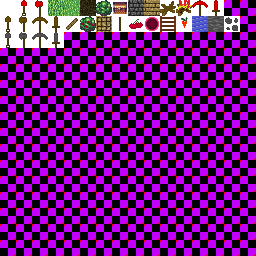
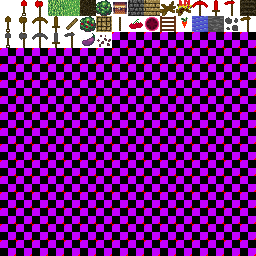
Before/after of a (256, 256) layered artwork. What changed in the layer stack:
painted on "Background" over (x1=64, y1=0, x2=256, y2=48)
